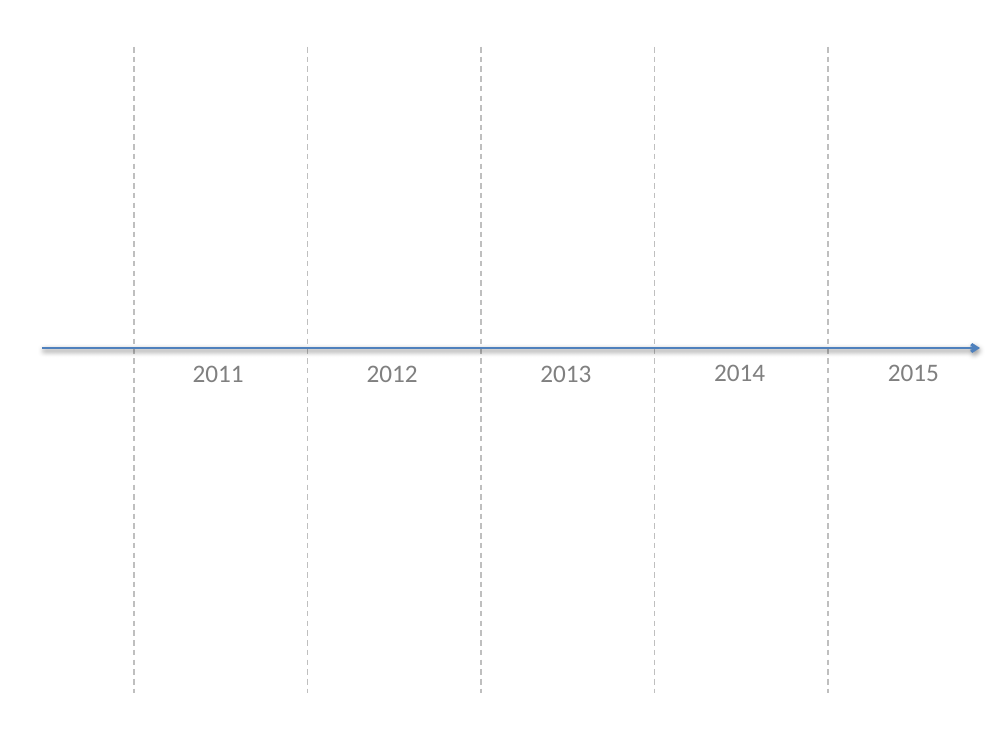
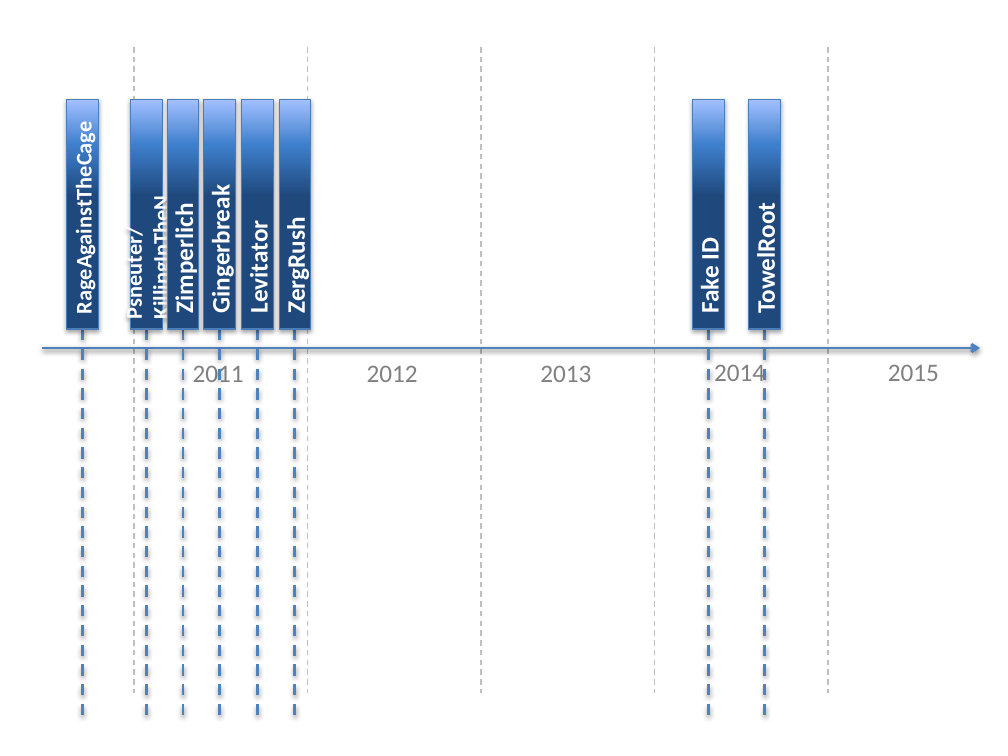
Before and after one commit to grandcat/tum_getin, a slide deck: slide 1 of workshop/ppt/timeline.pptx. Drawn at 1008x756 pixels with LibreOffice and Linux fonts; fonts in the diff are those of the drawing. Boxes give left, top, right and bottom in pixels: in the first picture for what was removed or moved away, otherwise in the second. Text is boxed around its words. In the diff, an @@ line names an element or a change of style, - is before the commit and + after.

Commit message:
ein paar exploits...

```diff
--- a/workshop/ppt/timeline.pptx
+++ b/workshop/ppt/timeline.pptx
@@ rectangle added at (67,99,98,329), fill gradient #1F497D to #3F80CE to #A4C4FF, outline #4B7EBC 0.75 pt, 16 pt, text #FFFFFF, bold @@
+RageAgainstTheCage
@@ rectangle added at (131,99,162,329), fill gradient #1F497D to #3F80CE to #A4C4FF, outline #4B7EBC 0.75 pt, 16 pt, text #FFFFFF, bold @@
+Psneuter/KillingInTheN
@@ rectangle added at (167,99,199,329), fill gradient #1F497D to #3F80CE to #A4C4FF, outline #4B7EBC 0.75 pt, 18 pt, text #FFFFFF, bold @@
+Zimperlich
@@ rectangle added at (204,99,235,329), fill gradient #1F497D to #3F80CE to #A4C4FF, outline #4B7EBC 0.75 pt, 18 pt, text #FFFFFF, bold @@
+Gingerbreak
@@ rectangle added at (242,99,273,329), fill gradient #1F497D to #3F80CE to #A4C4FF, outline #4B7EBC 0.75 pt, 18 pt, text #FFFFFF, bold @@
+Levitator
@@ rectangle added at (279,99,310,329), fill gradient #1F497D to #3F80CE to #A4C4FF, outline #4B7EBC 0.75 pt, 18 pt, text #FFFFFF, bold @@
+ZergRush
@@ rectangle added at (692,99,724,329), fill gradient #1F497D to #3F80CE to #A4C4FF, outline #4B7EBC 0.75 pt, 18 pt, text #FFFFFF, bold @@
+Fake ID
@@ rectangle added at (749,99,780,329), fill gradient #1F497D to #3F80CE to #A4C4FF, outline #4B7EBC 0.75 pt, 18 pt, text #FFFFFF, bold @@
+TowelRoot
@@ line added from (83, 329) to (83, 722), #4F81BD 2 pt dashed @@
@@ line added from (146, 329) to (146, 722), #4F81BD 2 pt dashed @@
@@ line added from (183, 329) to (183, 722), #4F81BD 2 pt dashed @@
@@ line added from (220, 329) to (220, 722), #4F81BD 2 pt dashed @@
@@ line added from (257, 329) to (257, 722), #4F81BD 2 pt dashed @@
@@ line added from (295, 329) to (295, 722), #4F81BD 2 pt dashed @@
@@ line added from (709, 329) to (709, 722), #4F81BD 2 pt dashed @@
@@ line added from (765, 329) to (765, 722), #4F81BD 2 pt dashed @@
```
